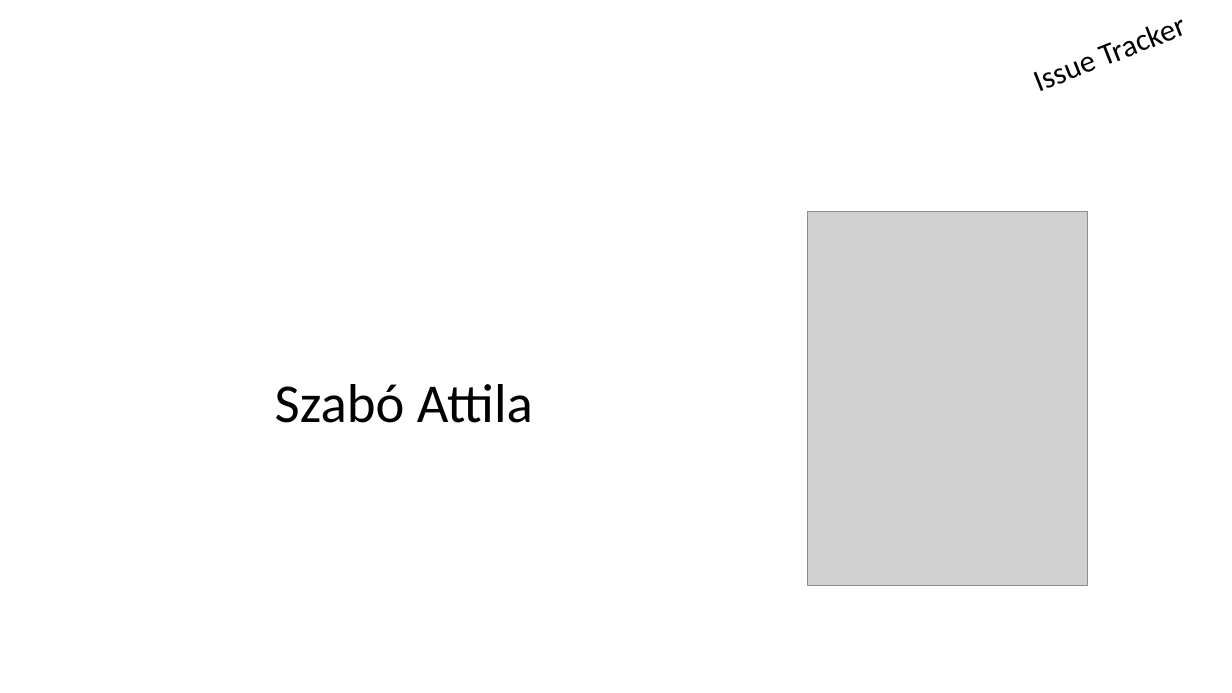
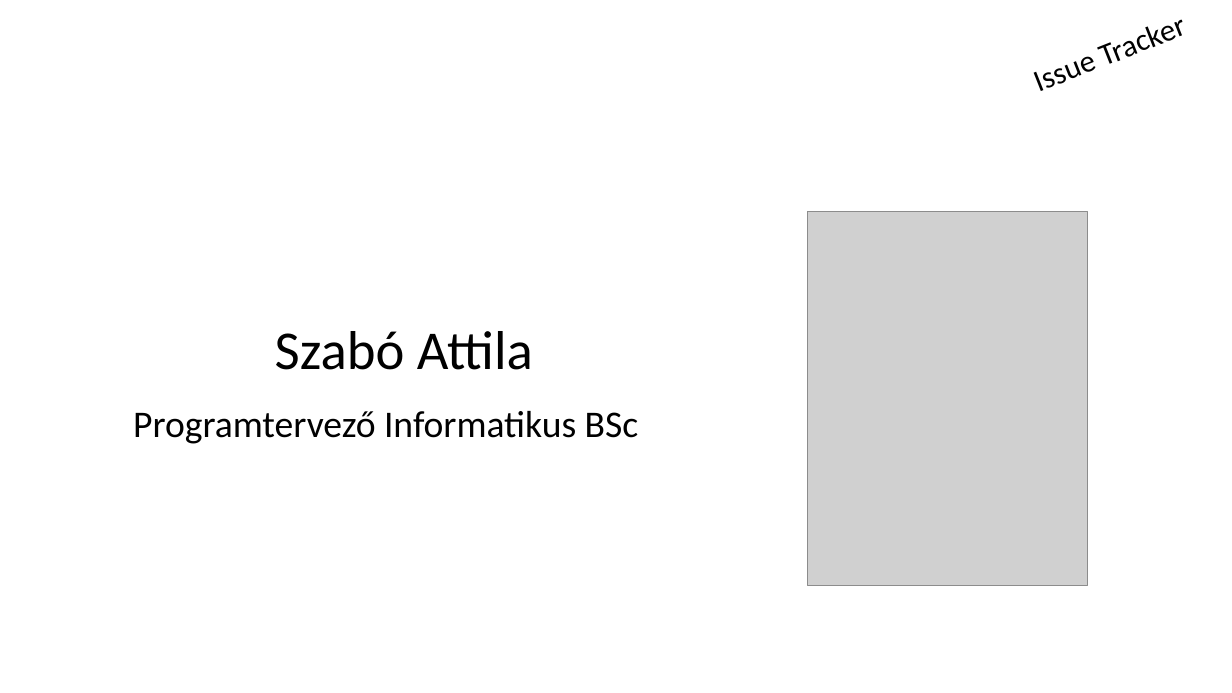
Before and after one commit to schonherz-java-ee-2016-q4/sandbox, a slide deck: slide 2 of SzaboAttila/Szabó Attila - prezi.pptx. Drawn at 1232x693 pixels with LibreOffice and Linux fonts; fonts in the diff are those of the drawing; grey boxes stand for pictures; background and template pictures are left out. Boxes give left, top, right and bottom in pixels: in the first picture for what was removed or moved away, otherwise in the second. Text is boxed around its words. In the diff, an @@ line names an element or a change of style, - is before the commit and + after.

```diff
--- a/SzaboAttila/Szabó Attila - prezi.pptx
+++ b/SzaboAttila/Szabó Attila - prezi.pptx
@@ subtitle "Szabó Attila": place and size @@
-subtitle "Szabó Attila" at (275,384,533,423)
+subtitle "Szabó Attila" at (275,331,533,370)
@@ text added at (133,411,639,444), 22 pt, text #000000 @@
+Programtervező Informatikus BSc
```
Also in this commit, not shown: 2 other slides changed, 1 other file.
